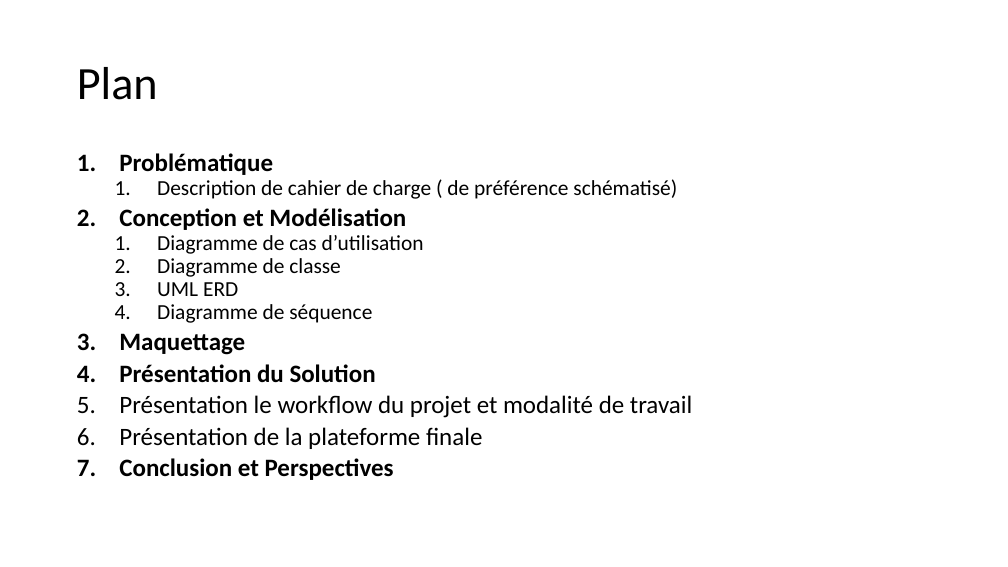
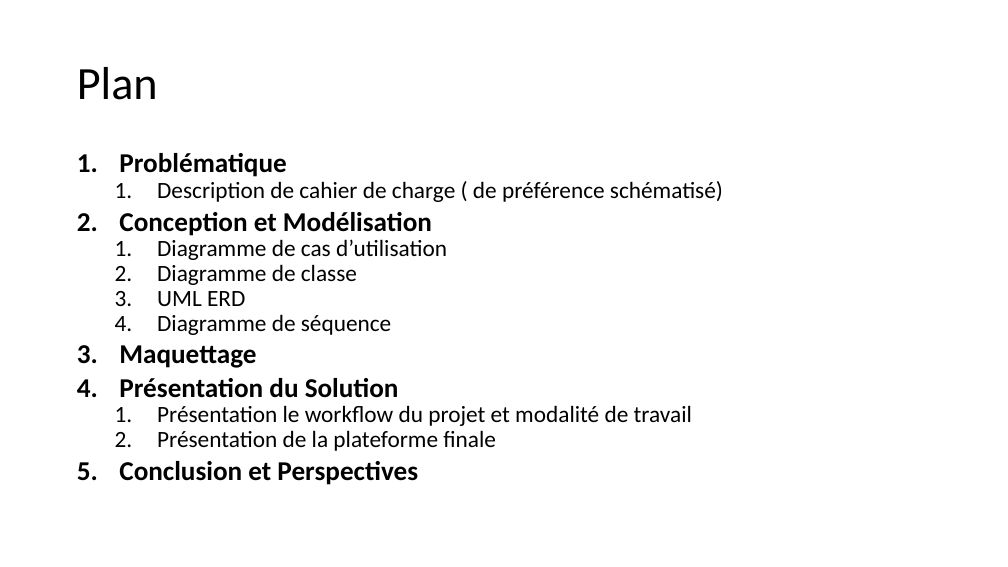
Before and after one commit to saidworks/fil_rouge, a slide deck: slide 2 of Presentation.pptx. Drawn at 1008x567 pixels with LibreOffice and Linux fonts; fonts in the diff are those of the drawing. Boxes give left, top, right and bottom in pixels: in the first picture for what was removed or moved away, otherwise in the second. Text is boxed around its words. In the diff, an @@ line names an element or a change of style, - is before the commit and + after.

```diff
--- a/Presentation.pptx
+++ b/Presentation.pptx
@@ text "Problématique" at <box>119,153,723,485</box>: size 23.8 to 25.9 pt in "Problématique", "Conception et Modélisation", "Maquettage", "Présentation du Solution" and 1 more places; size 20.4 to 22.2 pt in "Description de cahier de charge ( de ...", "Diagramme de cas d’utilisation", "Diagramme de classe", "UML ERD" and 1 more places; size 23.8 to 22.2 pt in "Présentation le workflow du projet et modalité ...", "Présentation de la plateforme finale"; list level 1 to 2 in "Présentation le workflow du projet ..."; list level 1 to 2 in "Présentation de la plateforme finale" @@
```
Also in this commit, not shown: 5 other slides changed, 6 slides added, 11 slides removed, 2 other files.
